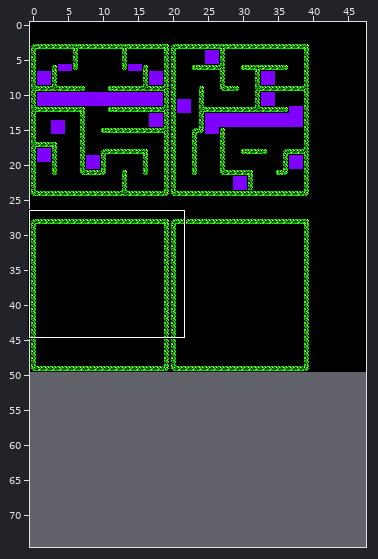
Level history. Tiled map: game/assets/mapa.tmx. The first picture is a wide view before the edit; the outline marks the close-up.
Close-up. Old version:
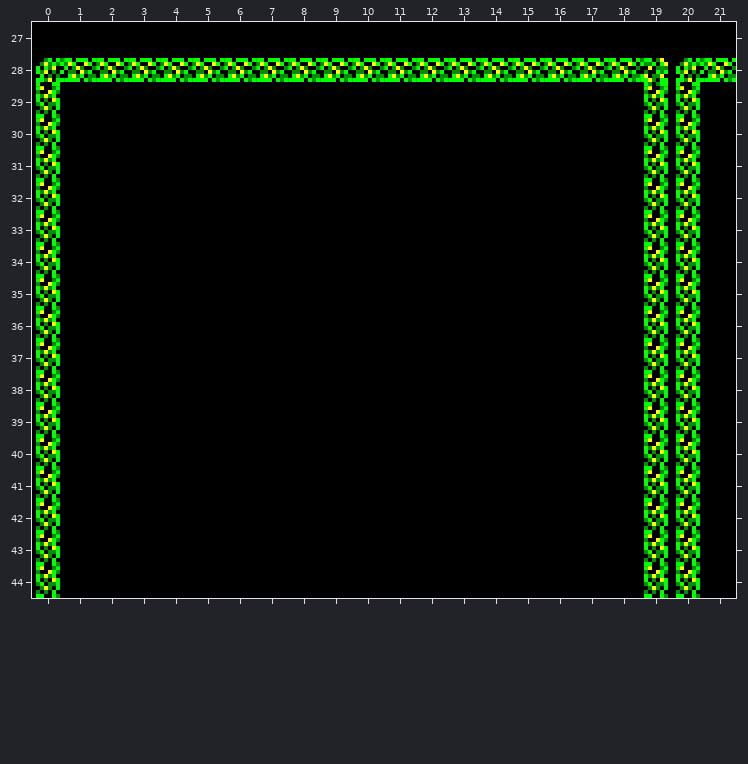
Cells are 8x8 px. Shown: x 0..21, y 27..44. The commit also changed other parts of the map, which this record leaves out. The old version is drawn lined up with the new one.
And afterwards:
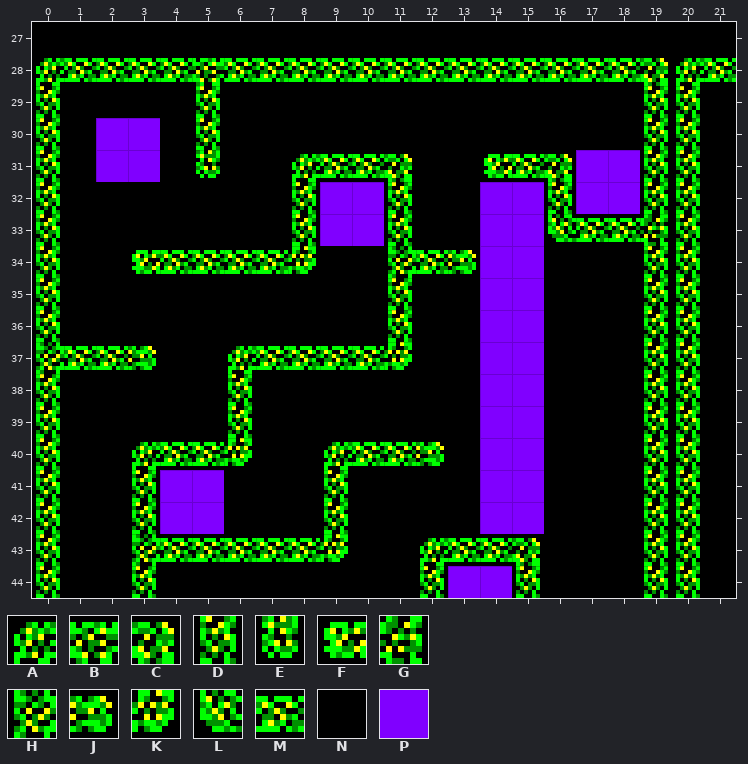
Key: from "tiles": A 0, B 1, C 3, D 4, E 5, F 6, G 7, H 8, J 9, K 11, L 12, M 13, N 36, P 37.
_ is an empty cell.
Changes in this commit:
map size 48x50 -> 48x75 cells
Layer "Capa de patrones 1":
y 28: x 5 M -> B
y 29: x 5 N -> D
y 30: x 2..3 NN -> PP; x 5 N -> D
y 31: x 2..3 NN -> PP; x 5 N -> E; x 8..11 NNNN -> AMMC; x 14..18 NNNNN -> FMCPP
y 32: x 8..11 NNNN -> DPPD; x 14..18 NNNNN -> PPDPP
y 33: x 8..11 NNNN -> DPPD; x 14..19 NNNNND -> PPLMMG
y 34: x 3..8 NNNNNN -> FMMMMK; x 11..15 NNNNN -> HMJPP
y 35..36: x 11 N -> D; x 14..15 NN -> PP
y 37: x 0..3 DNNN -> HMMJ; x 6..11 NNNNNN -> AMMMMK; x 14..15 NN -> PP
y 38..39: x 6 N -> D; x 14..15 NN -> PP
y 40: x 3..6 NNNN -> AMMK; x 9..12 NNNN -> AMMJ; x 14..15 NN -> PP
y 41..42: x 3..5 NNN -> DPP; x 9 N -> D; x 14..15 NN -> PP
y 43: x 3..9 NNNNNNN -> HMMMMMK; x 12..15 NNNN -> AMMC
y 44: x 3 N -> D; x 12..15 NNNN -> DPPD
Where, in picture pixels (left, top, right, bottom), the same in both close-ups:
changed: (36, 58, 668, 598)
